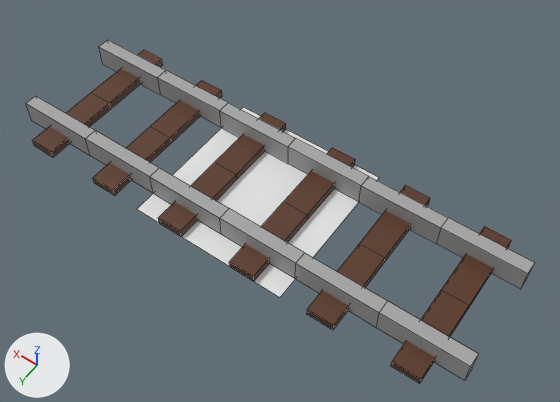
An edit to the Blender file Raw/Blender/Tracks/Track.blend, drawn before and after from the same camera.
Before and after are seen from a camera (50 mm lens) standing at (-1.72, 2.21, 3.51) and looking at (-0.23, 0.12, 0.22). The lights are fixed; the arrows at lower left show +X, +Y and +Z. Mesh edges are drawn as thin lines.

In view in the first picture: 'Plane.001', 'Track', 'Track_DupTest', 'Track_DupTest.001'.
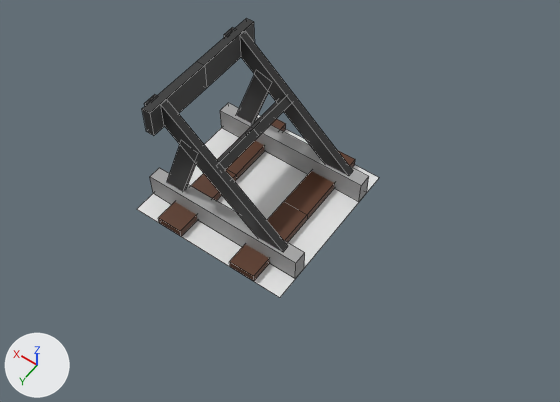
Pixel boxes (x1, y1, x2, y2) of what changed, in the pictures (560 x 402 px):
'Track_Terminus', added: after (142, 18, 369, 281)
    faces in mat_castiron (black #313131): (142, 18, 353, 252)
    faces in mat_track (grey #a5a5a5): (150, 103, 369, 279)
    faces in mat_sleeper (brown #5a3520): (158, 119, 355, 281)
'Track_DupTest.001', hidden: before (295, 177, 534, 384)
'Track', hidden: before (150, 103, 369, 281)
'Track_DupTest', hidden: before (26, 40, 228, 195)

Patch to the scene script:
```diff
--- a/Raw/Blender/Tracks/Track.blend.py
+++ b/Raw/Blender/Tracks/Track.blend.py
@@ mat_castiron @@
+mat_castiron = principled_material('CastIron')
+mat_castiron.base_color = (0.0311, 0.0311, 0.0311)  # black #313131
@@ me_cube_001 @@
+me_cube_001.from_pydata(...)  # 88 vertices, 62 faces; spans x -0.5..0.5, y -0.5..0.0, z 0.0..0.808
+# faces by material slot: [5, 49, 8]
+me_cube_001.materials.append(mat_track)  # grey #a5a5a5
+me_cube_001.materials.append(mat_castiron)  # black #313131
+me_cube_001.materials.append(mat_sleeper)  # brown #5a3520
@@ ob_track @@
 _m = ob_track.modifiers.new('Mirror', 'MIRROR')
 _m.use_axis = (True, True, False)
+ob_track.hide_set(True)
@@ ob_track_duptest @@
 _m = ob_track_duptest.modifiers.new('Mirror', 'MIRROR')
 _m.use_axis = (True, True, False)
+ob_track_duptest.hide_set(True)
@@ ob_track_duptest_001 @@
 _m = ob_track_duptest_001.modifiers.new('Mirror', 'MIRROR')
 _m.use_axis = (True, True, False)
+ob_track_duptest_001.hide_set(True)
@@ ob_track_terminus @@
+ob_track_terminus = bpy.data.objects.new('Track_Terminus', me_cube_001)
+ob_track_terminus.location = (0.0, 0.0, 0.0)
+_m = ob_track_terminus.modifiers.new('Mirror', 'MIRROR')
+_m.use_axis = (False, True, False)
```
